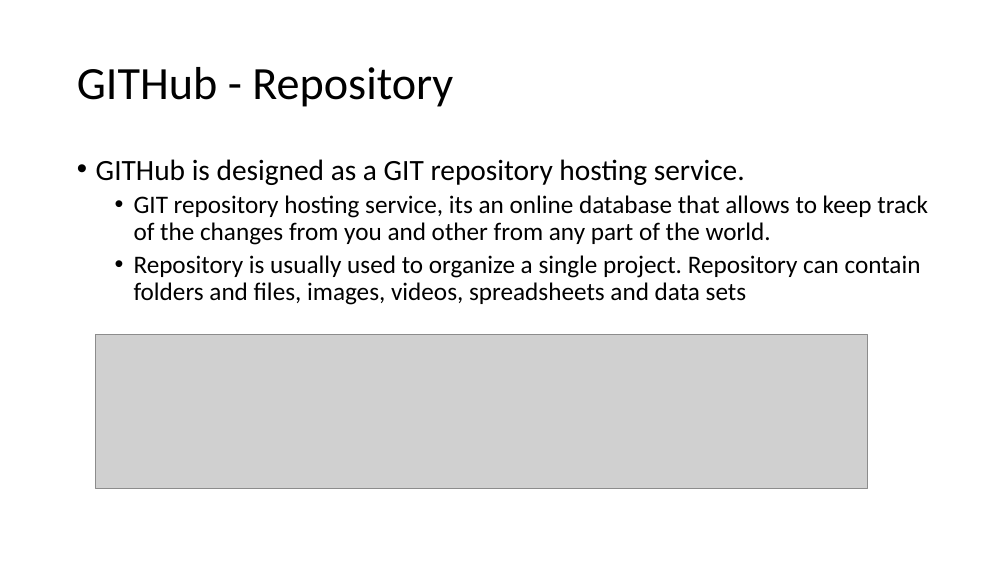
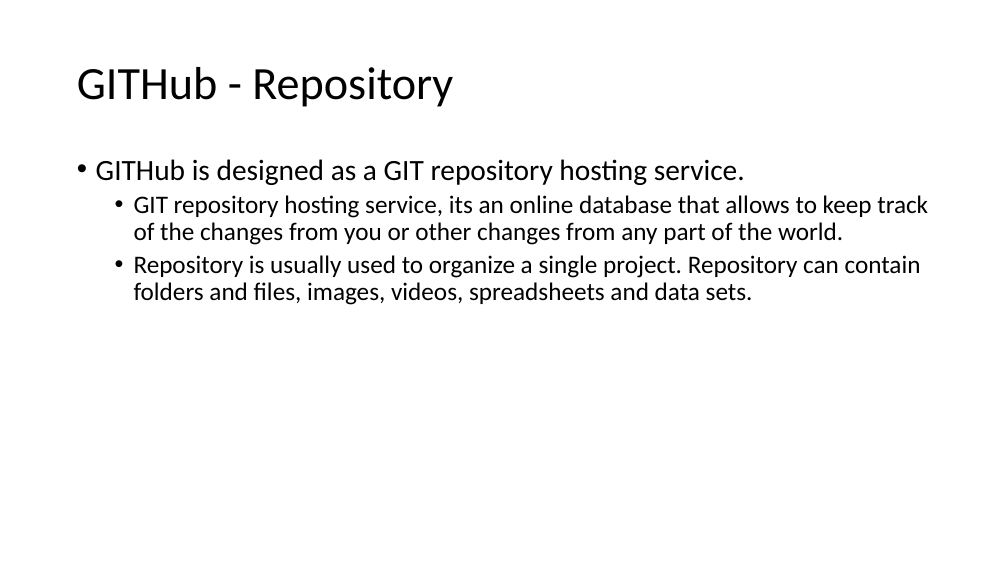
Before and after one commit to francisantonyraj/AutomationDocuments, a slide deck: slide 3 of GIT.pptx. Drawn at 1008x567 pixels with LibreOffice and Linux fonts; fonts in the diff are those of the drawing; grey boxes stand for pictures. Boxes give left, top, right and bottom in pixels: in the first picture for what was removed or moved away, otherwise in the second. Text is boxed around its words. In the diff, an @@ line names an element or a change of style, - is before the commit and + after.

```diff
--- a/GIT.pptx
+++ b/GIT.pptx
@@ text at [134,195,928,305]: text changed @@
-  • GIT repository hosting service, its an online database that allows to keep track of the changes from you and other from any part of the world.
-  • Repository is usually used to organize a single project. Repository can contain folders and files, images, videos, spreadsheets and data sets
+  • GIT repository hosting service, its an online database that allows to keep track of the changes from you or other changes from any part of the world.
+  • Repository is usually used to organize a single project. Repository can contain folders and files, images, videos, spreadsheets and data sets.
@@ picture removed at [95,334,867,488] @@
```
Also in this commit, not shown: 2 other slides changed, 2 slides added, 2 other files.
